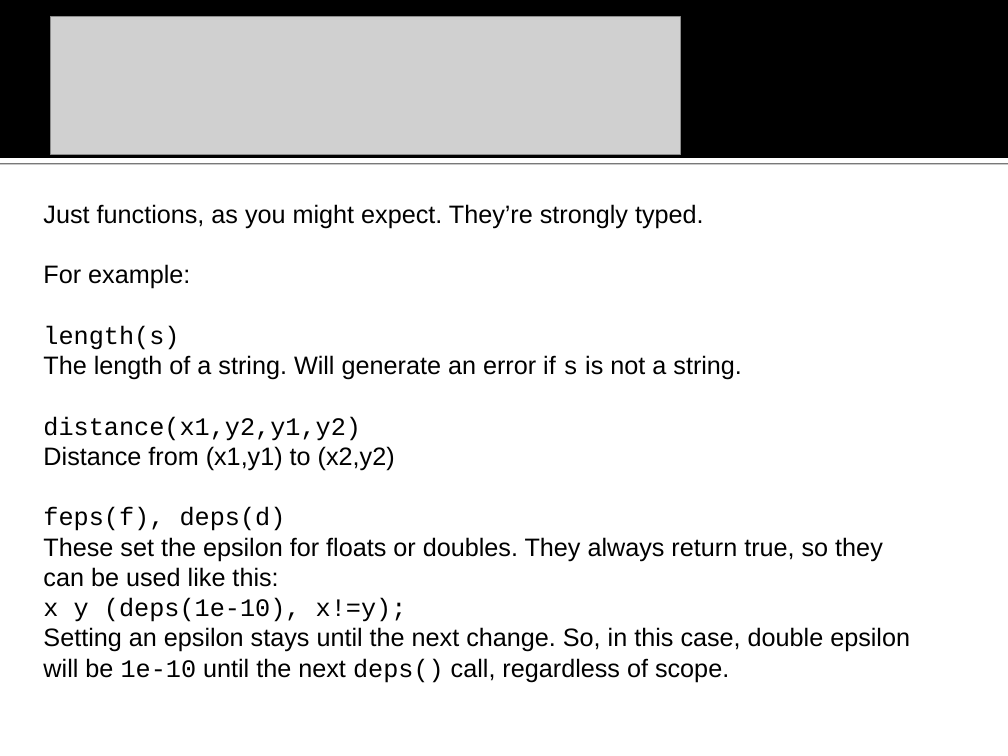
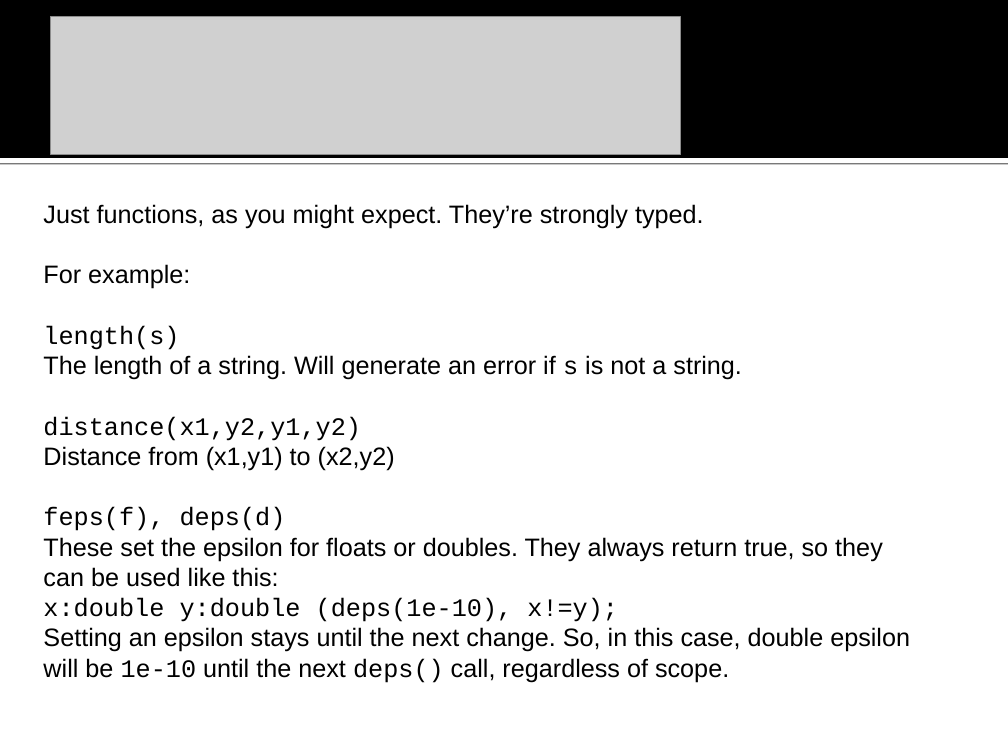
Before and after one commit to na-icpc/viva, a slide deck: slide 16 of Input Verifier/doc/VIVA vanbs Input Verification Assistant.ppt. Drawn at 1008x756 pixels with LibreOffice and Linux fonts; fonts in the diff are those of the drawing; grey boxes stand for pictures; background and template pictures are left out. Boxes give left, top, right and bottom in pixels: in the first picture for what was removed or moved away, otherwise in the second. Text is boxed around its words. In the diff, an @@ line names an element or a change of style, - is before the commit and + after.

```diff
--- a/Input Verifier/doc/VIVA vanbs Input Verification Assistant.ppt
+++ b/Input Verifier/doc/VIVA vanbs Input Verification Assistant.ppt
@@ text at <box>43,598,618,622</box>: text changed @@
-x y (deps(1e-10), x!=y);
+x:double y:double (deps(1e-10), x!=y);
```
Also in this commit, not shown: 4 other slides changed, 5 slides added, 1 slide removed, 28 other files.
